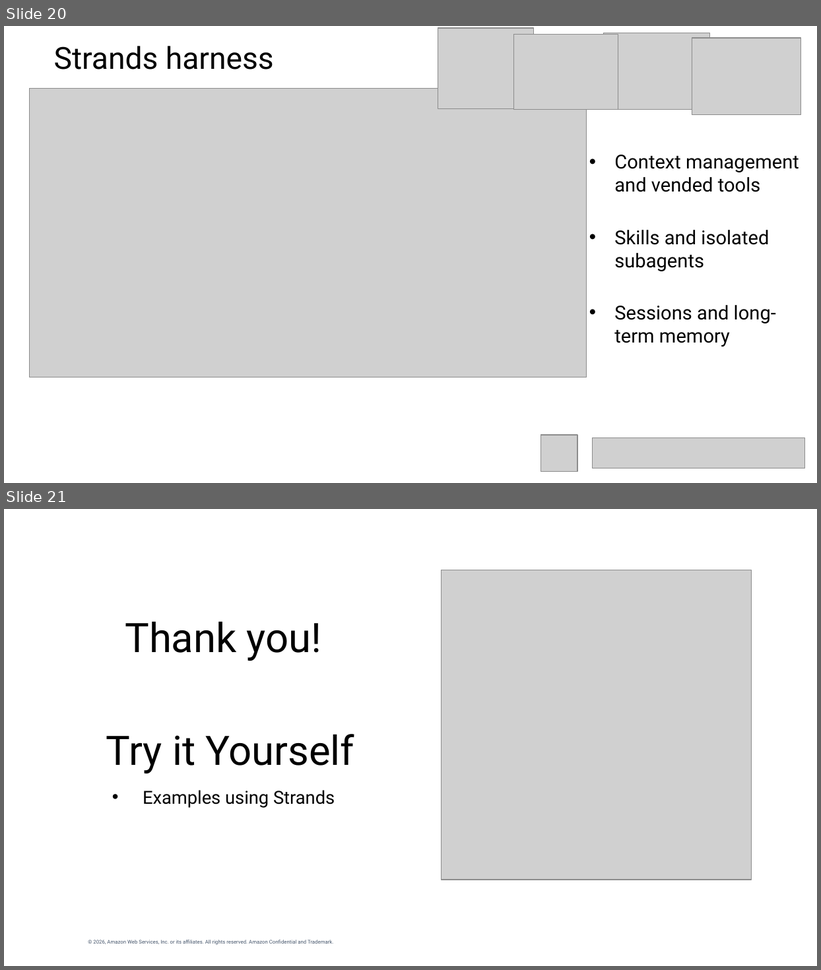
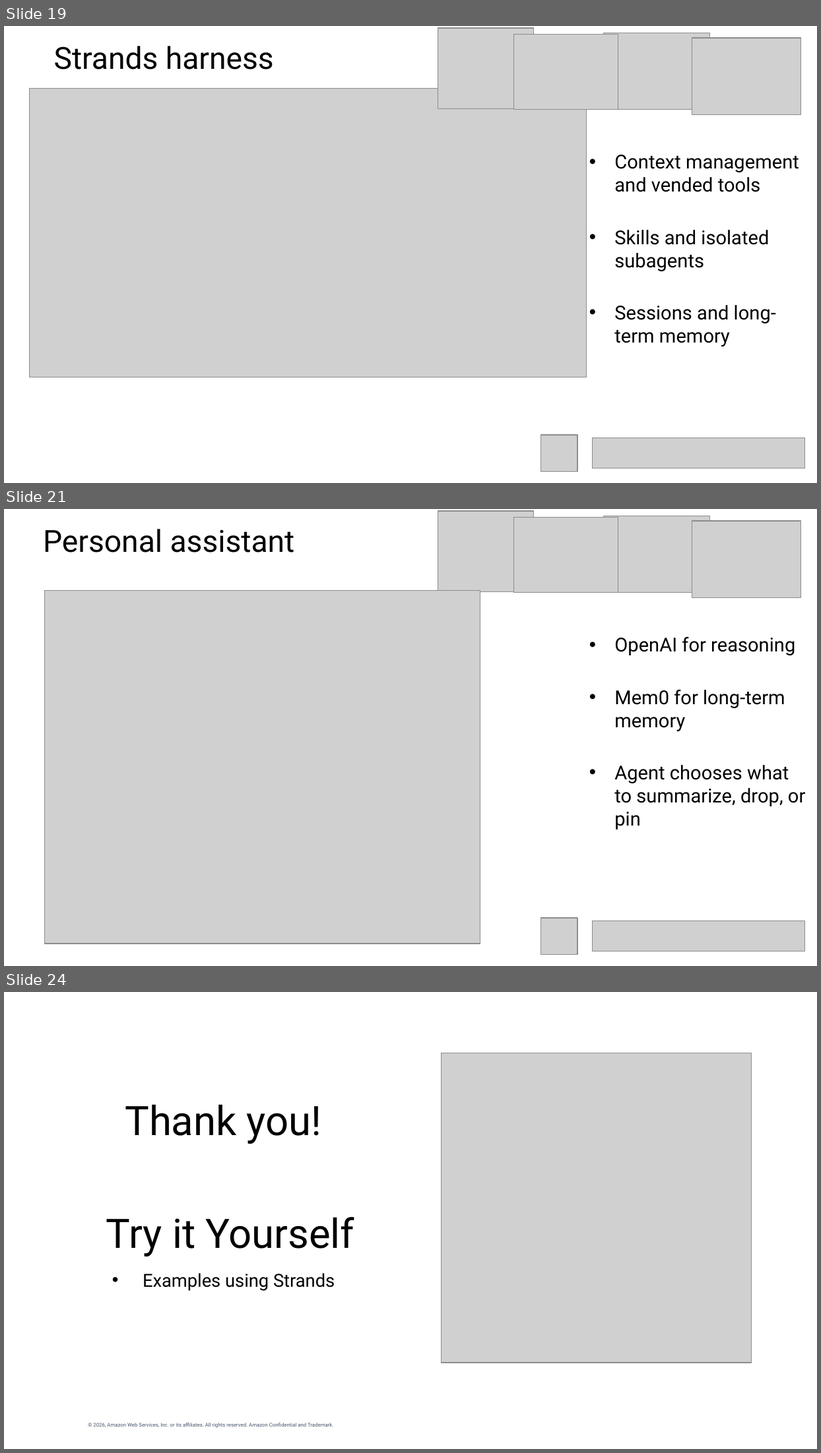
Before and after one commit to morganwilliscloud/context-engineering-strands-samples, a slide deck: presentation/context-engineering-talk.pptx. Shown one above the other, each under a label of ours: slides 20 and 21 before the commit, slides 19, 21 and 24 after it; the slides between them are not shown. The pictures are 821x970 and 821x1453 pixels, drawn with LibreOffice and Linux fonts; fonts in the diff are those of the drawing; grey boxes stand for pictures; background and template pictures are left out. Boxes give left, top, right and bottom in pixels: in the first picture for what was removed or moved away, otherwise in the second. Text is boxed around its words. In the diff, an @@ line names an element or a change of style, - is before the commit and + after.

Commit message:
Add Harness benchmark and personal assistant configuration slides

```diff
--- a/presentation/context-engineering-talk.pptx
+++ b/presentation/context-engineering-talk.pptx
@@ slide 21 added at (4, 509, 817, 966), background picture (left out) @@
@@ picture added at (438, 512, 533, 592) @@
@@ picture added at (514, 517, 618, 593) @@
@@ picture added at (604, 516, 710, 593) @@
@@ picture added at (692, 521, 801, 597) @@
@@ title added at (43, 529, 295, 553), 27 pt, text #000000 @@
+Personal assistant
@@ picture added at (45, 590, 481, 944) @@
@@ text added at (614, 637, 805, 830), 17 pt, text #000000 @@
+• OpenAI for reasoning
+• Mem0 for long-term memory
+• Agent chooses what to summarize, drop, or pin
@@ picture added at (541, 918, 578, 955) @@
@@ picture added at (593, 921, 805, 951) @@
@@ what was slide 20 is now slide 19 @@
@@ what was slide 21 is now slide 24 @@
```
Also in this commit, not shown: 1 slide changed, 2 other slides added, 5 other files.
